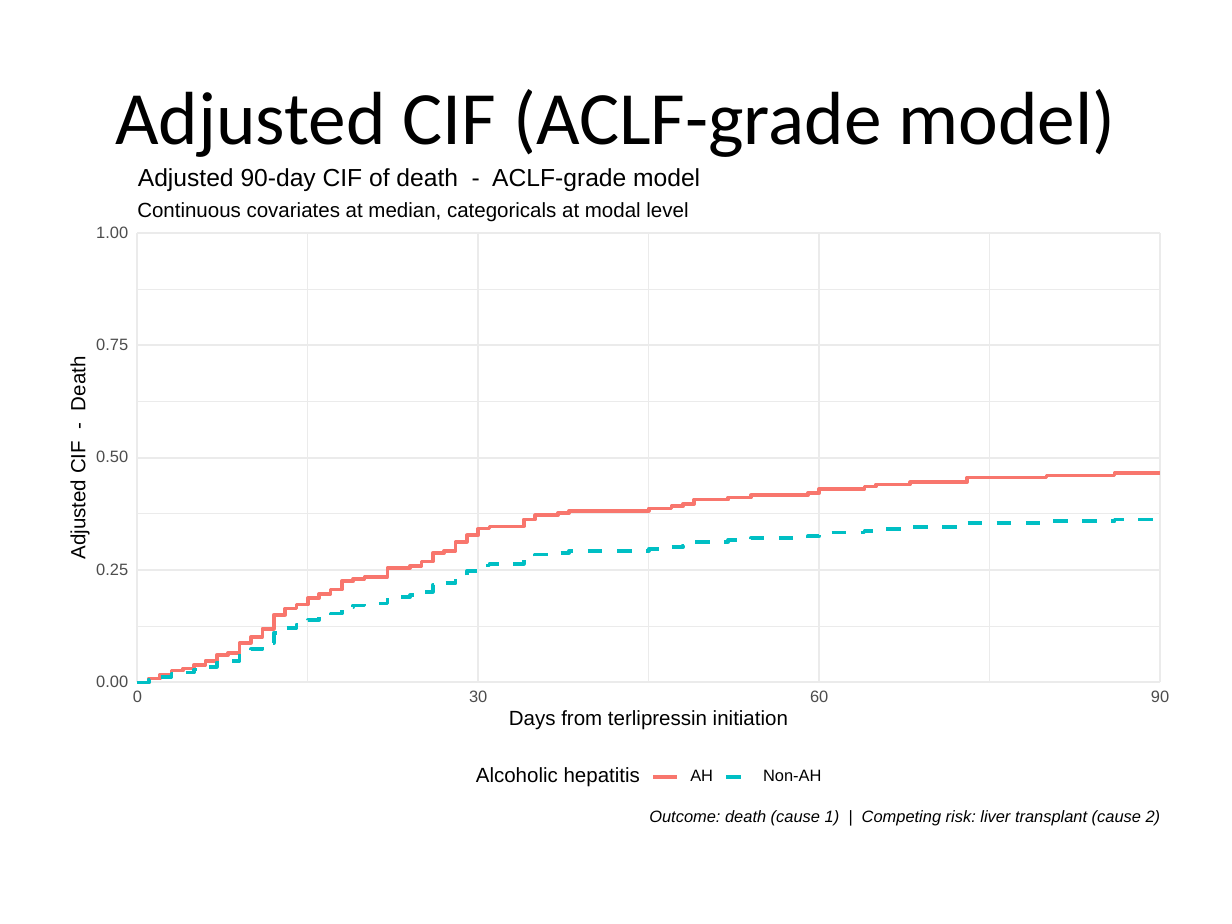
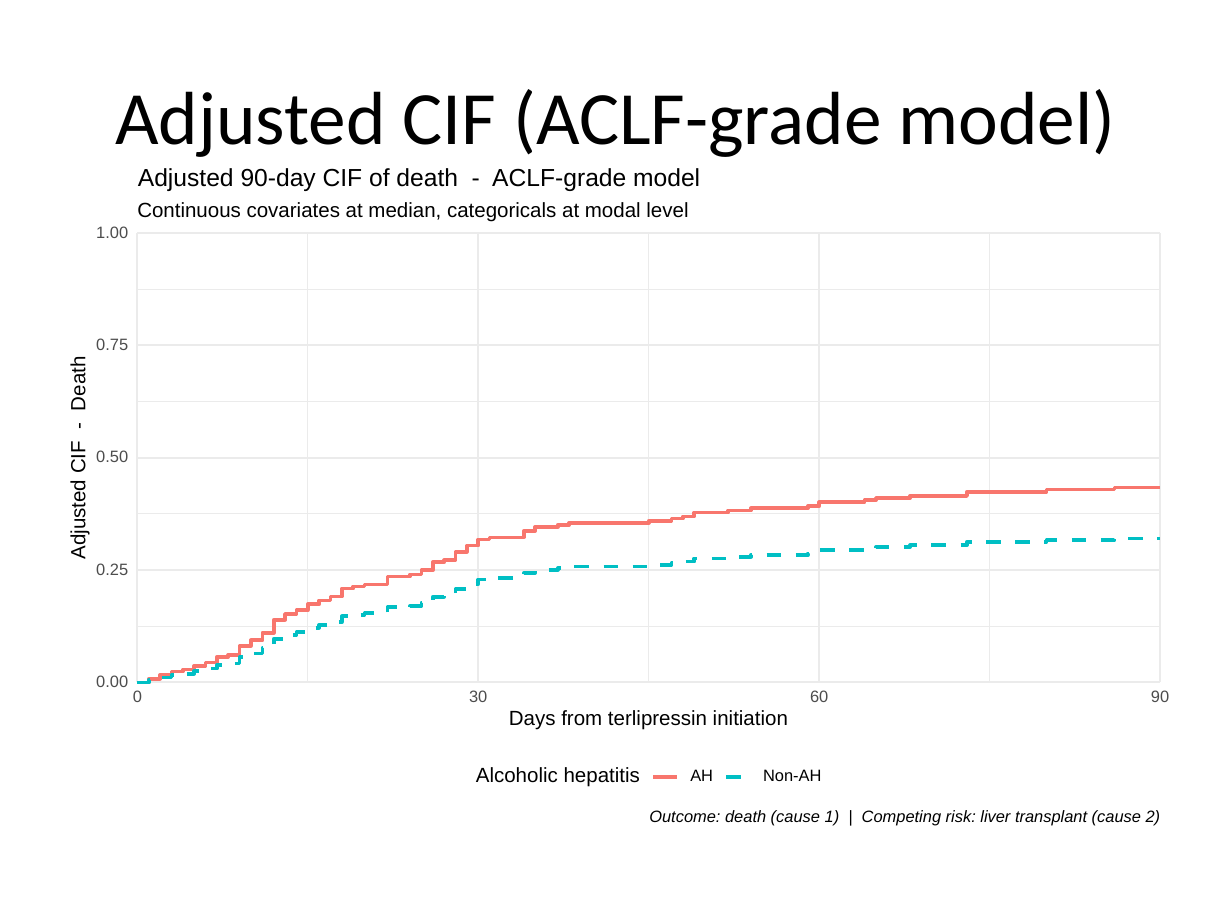
Before and after one commit to Tianqi-Ouyang/AlcHep, a slide deck: slide 1 of plots/adjusted_aclf.pptx. Drawn at 1232x924 pixels with LibreOffice and Linux fonts; fonts in the diff are those of the drawing. Boxes give left, top, right and bottom in pixels: in the first picture for what was removed or moved away, otherwise in the second. Text is boxed around its words. In the diff, an @@ line names an element or a change of style, - is before the commit and + after.

```diff
--- a/plots/adjusted_aclf.pptx
+++ b/plots/adjusted_aclf.pptx
@@ freeform shape: place and size @@
-freeform shape at <box>137,473,1159,683</box>
+freeform shape at <box>137,488,1159,683</box>
@@ freeform shape: place and size @@
-freeform shape at <box>137,520,1159,683</box>
+freeform shape at <box>137,538,1159,683</box>
```
Also in this commit, not shown: 14 other files.
